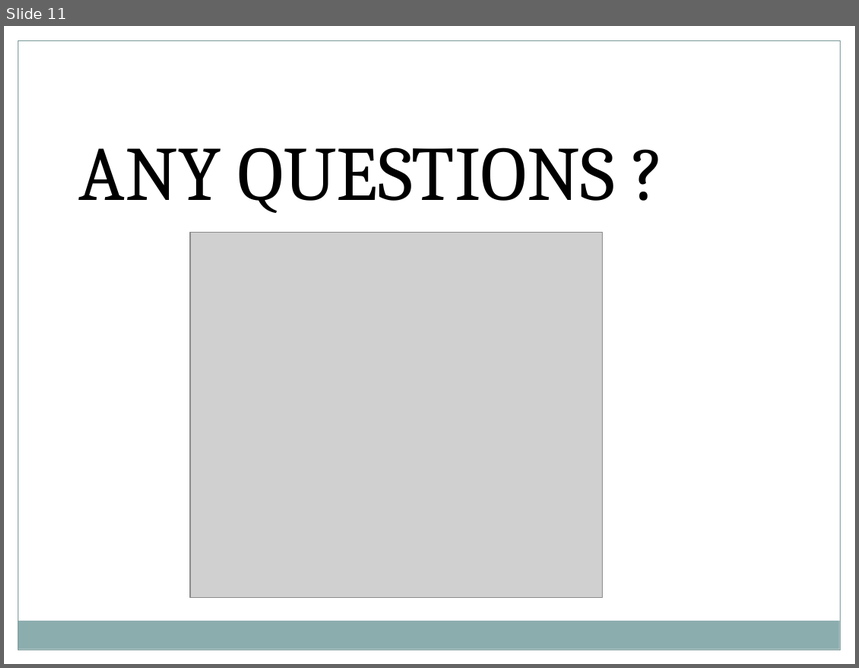
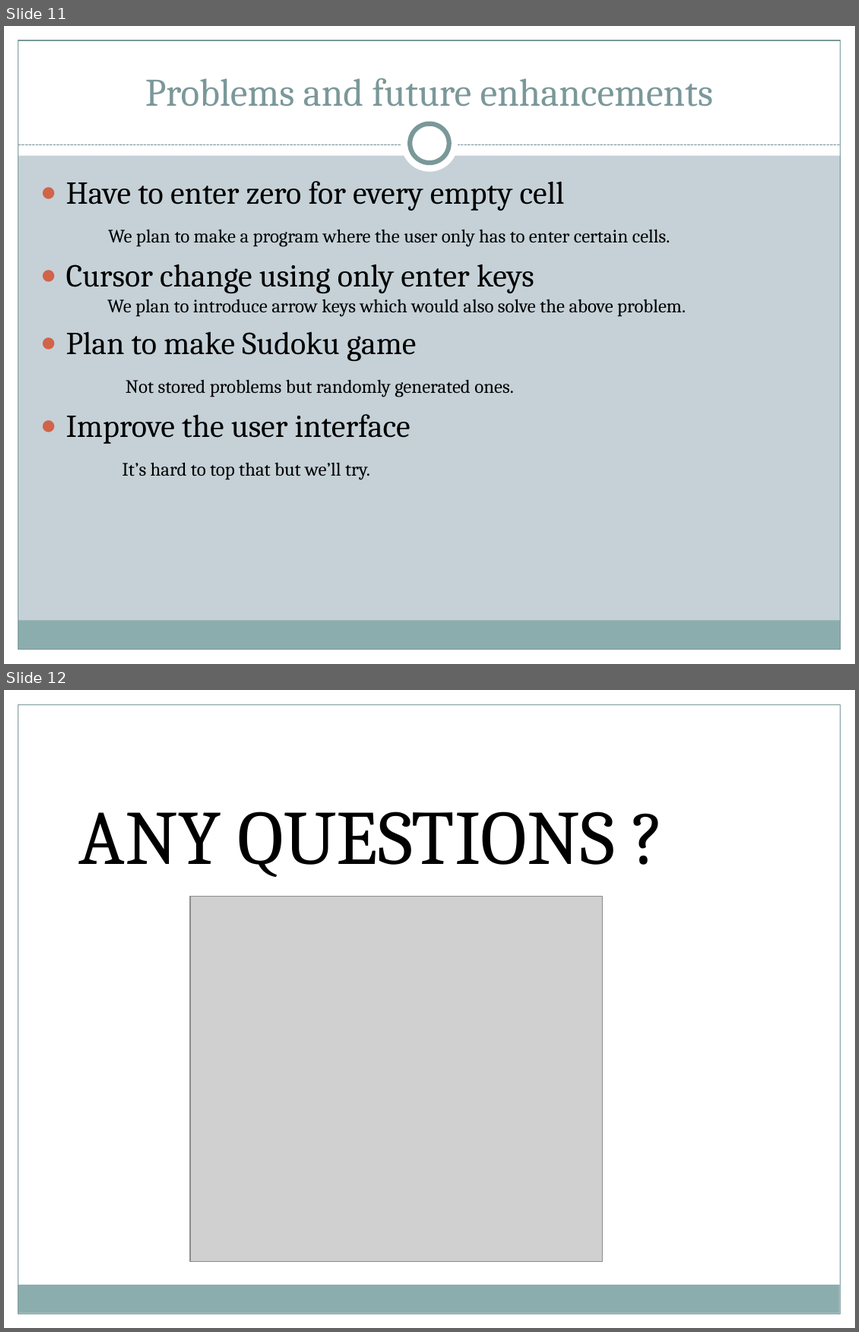
Before and after one commit to aayushacharya/Sudoku-Solver, a slide deck: Sudoku Solver.pptx. Shown one above the other, each under a label of ours: slide 11 before the commit, slides 11 and 12 after it. The pictures are 859x668 and 859x1332 pixels, drawn with LibreOffice and Linux fonts; fonts in the diff are those of the drawing; grey boxes stand for pictures. Boxes give left, top, right and bottom in pixels: in the first picture for what was removed or moved away, otherwise in the second. Text is boxed around its words. In the diff, an @@ line names an element or a change of style, - is before the commit and + after.

Commit message:
pptx

```diff
--- a/Sudoku Solver.pptx
+++ b/Sudoku Solver.pptx
@@ slide 11 added at <box>4,26,855,664</box>, background #C5D1D7; not listed: 4 template elements that a slide beside it also shows @@
@@ rectangle added at <box>4,26,855,155</box>, fill #FFFFFF @@
@@ title added at <box>145,78,714,107</box>, 33 pt, text #7C999A @@
+Problems and future enhancements
@@ ellipse added at <box>401,116,458,173</box>, fill #FFFFFF @@
@@ ellipse added at <box>410,124,449,163</box>, fill #FFFFFF, outline #7C999A 4 pt @@
@@ line added from (18, 145) to (841, 145), #7C999A 0.75 pt dashed @@
@@ text added at <box>66,181,686,480</box>, 16 pt, text #000000 @@
+● Have to enter zero for every empty cell
+  We plan to make a program where the user only has to enter certain cells.
+● Cursor change using only enter keys
+  We plan to introduce arrow keys which would also solve the above problem.
+● Plan to make Sudoku game
+  Not stored problems but randomly generated ones.
+● Improve the user interface
+  It’s hard to top that but we’ll try.
@@ rectangle added at <box>4,650,855,664</box>, fill #FFFFFF @@
@@ what was slide 11 is now slide 12 @@
```
